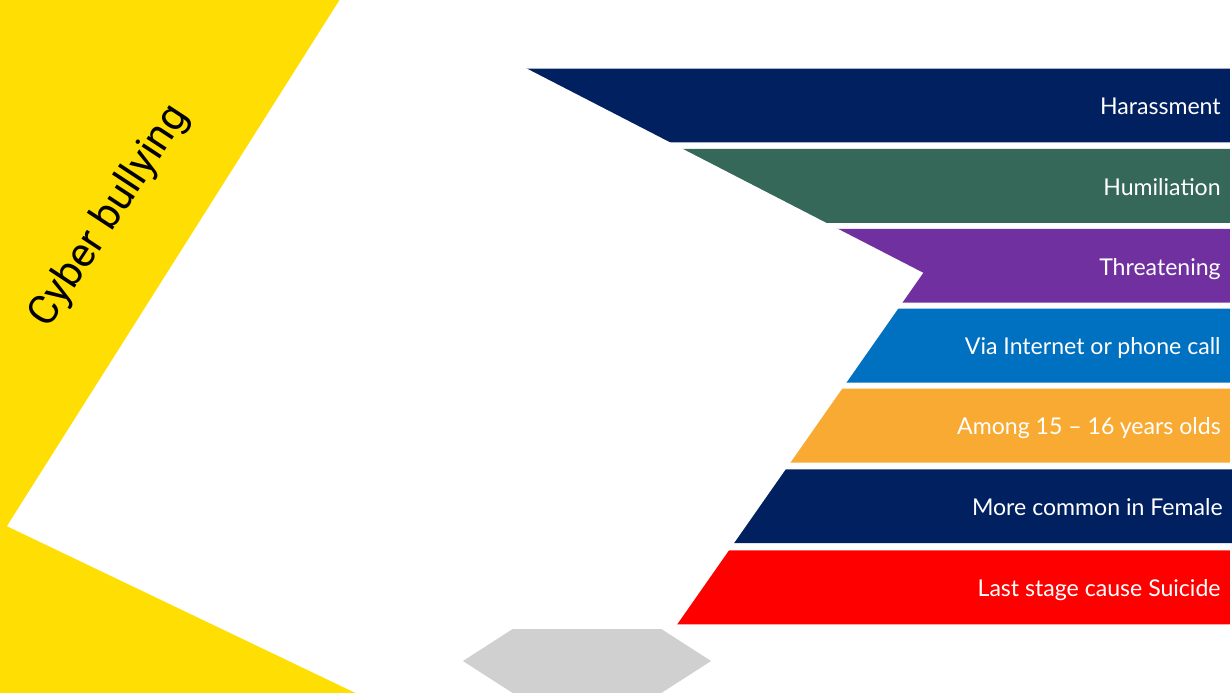
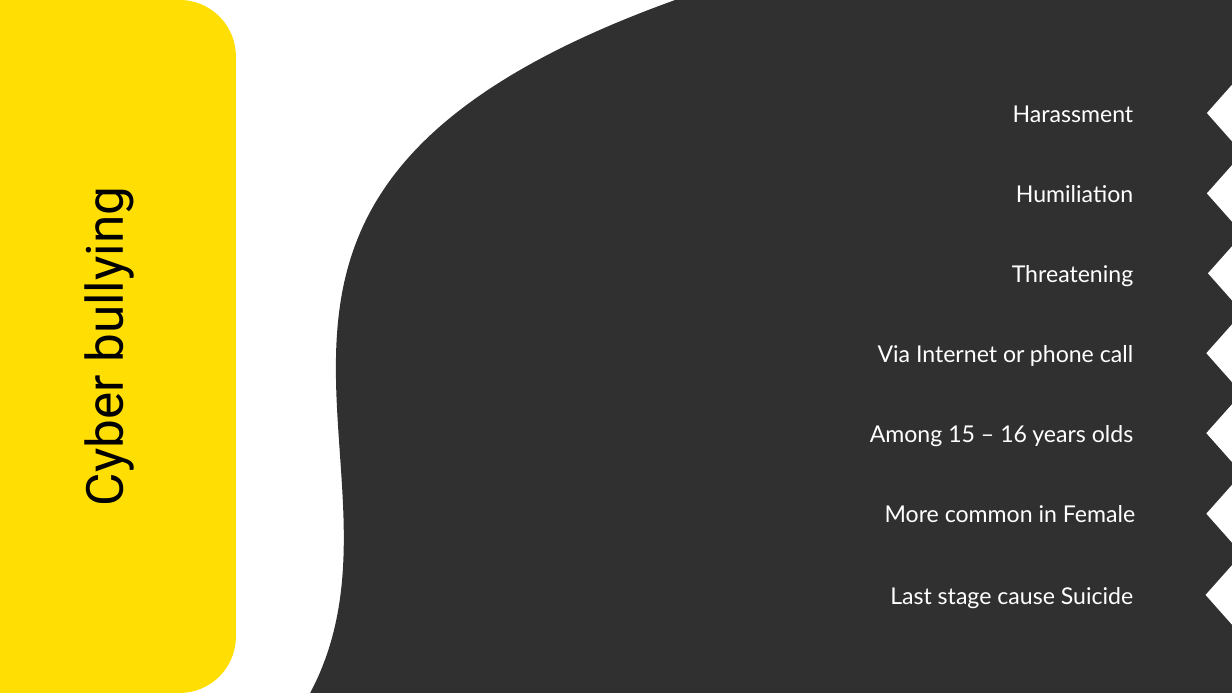
Before and after one commit to atiqahammed/6th-semester, a slide deck: slide 3 of 603-ET/social networking ethical issues.pptx. Drawn at 1232x693 pixels with LibreOffice and Linux fonts; fonts in the diff are those of the drawing; grey boxes stand for pictures; background and template pictures are left out. Boxes give left, top, right and bottom in pixels: in the first picture for what was removed or moved away, otherwise in the second. Text is boxed around its words. In the diff, an @@ line names an element or a change of style, - is before the commit and + after.

```diff
--- a/603-ET/social networking ethical issues.pptx
+++ b/603-ET/social networking ethical issues.pptx
@@ rectangle removed at bbox=[0, 0, 356, 693] @@
@@ rounded rectangle added at bbox=[0, 0, 236, 693], fill #FFDE03 @@
@@ trapezoid removed at bbox=[7, 0, 629, 693] @@
@@ diamond removed at bbox=[68, 0, 1007, 693] @@
@@ freeform shape added at bbox=[311, 0, 1232, 693], fill #000000 at 81% opacity @@
@@ pentagon arrow "Harassment" at bbox=[374, 76, 1142, 150]: fill #002060 to none @@
@@ pentagon arrow "Harassment": place and size @@
-pentagon arrow "Harassment" at bbox=[462, 68, 1230, 142]
+pentagon arrow "Harassment" at bbox=[374, 76, 1142, 150]
@@ diamond added at bbox=[1207, 83, 1232, 142], fill #FFFFFF @@
@@ text "Cyber bullying": place and size @@
-text "Cyber bullying" at bbox=[0, 0, 313, 372]
+text "Cyber bullying" at bbox=[69, 204, 137, 502]
@@ text "Cyber bullying" at bbox=[69, 204, 137, 502]: size 32 to 40 pt; alignment left to centre; line spacing 0.9 to 1; vertical alignment bottom to middle; rotation 303 to 270 degrees @@
@@ pentagon arrow "Humiliation" at bbox=[374, 156, 1142, 230]: fill #356859 to none @@
@@ diamond added at bbox=[1207, 164, 1232, 223], fill #FFFFFF @@
@@ pentagon arrow "Threatening": place and size @@
-pentagon arrow "Threatening" at bbox=[462, 229, 1230, 303]
+pentagon arrow "Threatening" at bbox=[374, 237, 1142, 311]
@@ pentagon arrow "Threatening" at bbox=[374, 237, 1142, 311]: fill #7030A0 to none @@
@@ diamond added at bbox=[1208, 244, 1232, 303], fill #FFFFFF @@
@@ pentagon arrow "Via Internet or phone call" at bbox=[425, 316, 1142, 390]: fill #0070C0 to none @@
@@ diamond added at bbox=[1207, 323, 1232, 383], fill #FFFFFF @@
@@ pentagon arrow "Among 15 – 16 years ..." at bbox=[411, 396, 1143, 470]: fill #F9AA33 to none @@
@@ diamond added at bbox=[1207, 404, 1232, 463], fill #FFFFFF @@
@@ pentagon arrow "More common in Female" at bbox=[393, 477, 1144, 551]: fill #002060 to none @@
@@ diamond added at bbox=[1207, 484, 1232, 543], fill #FFFFFF @@
@@ 5 pentagon arrows: place and size @@
-5 pentagon arrows at bbox=[462, 149, 1232, 625]
+5 pentagon arrows at bbox=[374, 156, 1144, 632]
@@ pentagon arrow "Last stage cause Suicide" at bbox=[391, 558, 1142, 632]: fill #FF0000 to none @@
@@ diamond added at bbox=[1206, 566, 1232, 625], fill #FFFFFF @@
@@ picture removed at bbox=[463, 629, 712, 693] @@
```
Also in this commit, not shown: 3 other slides changed, 1 slide added, 1 slide removed, 1 other file.
